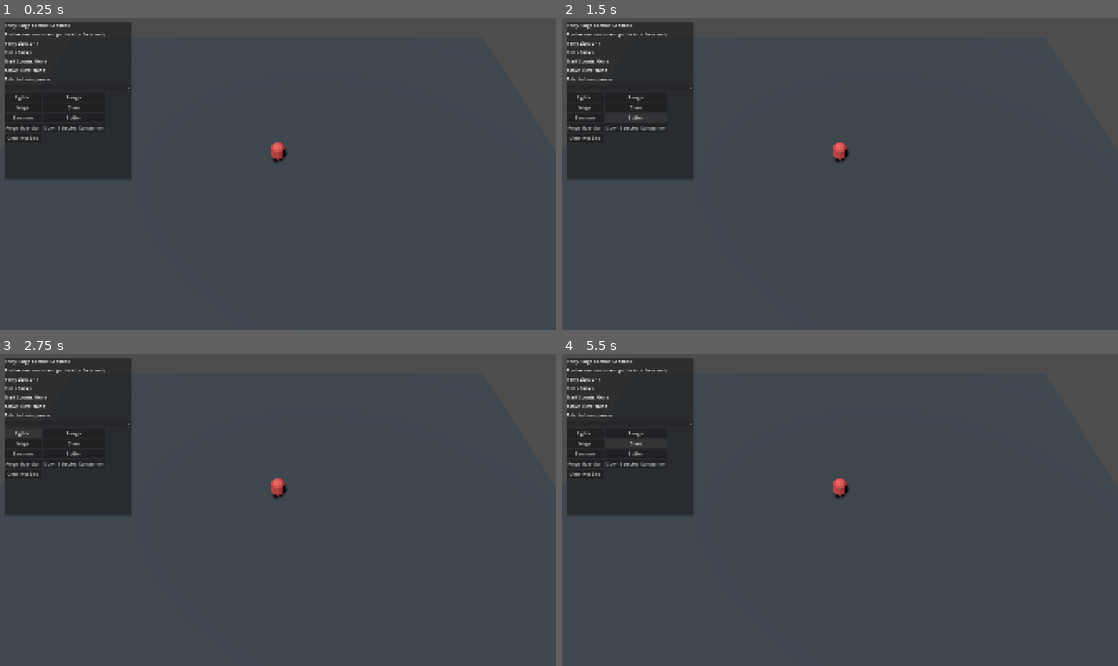
Above: before the commit, frames 1-4 (two rows, left to right).
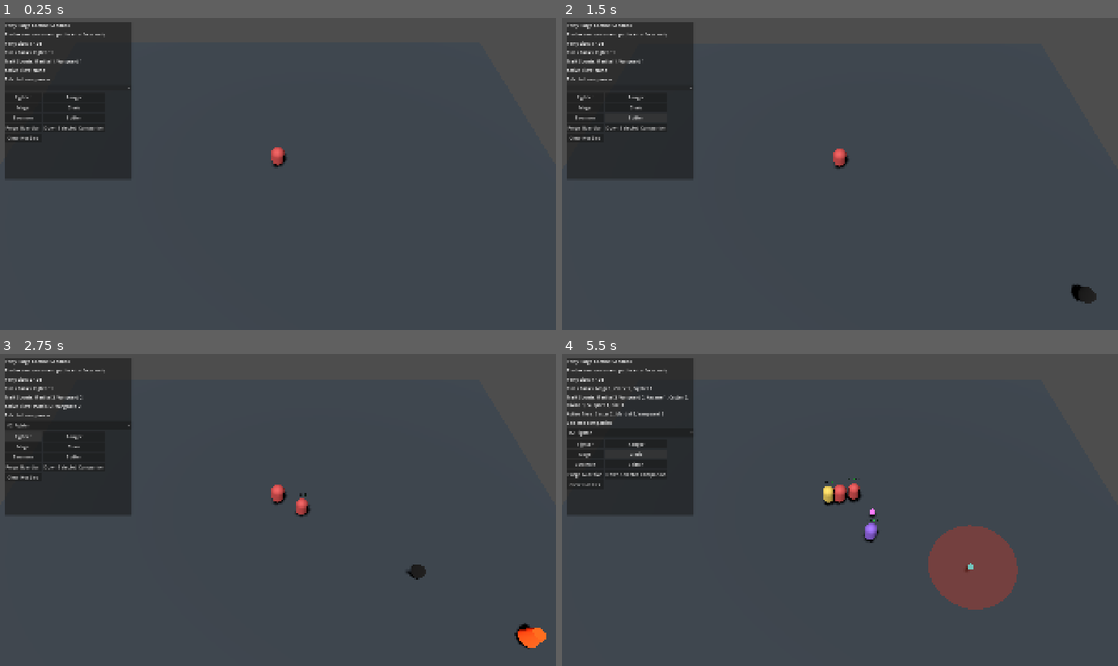
Above: after the commit, the same moments.

Repository: JVITsolutions/Party-Forge
Game: Godot game, scene res://scenes/dev/combat_sandbox.tscn
Same seed, same stepped clock (60 frames per second), same inputs: the game is played once before the commit and once after it. This scene is started directly instead of the project's main scene.
Inputs (mouse positions are in pixels of both pictures, inside the frame that each line leads up to):
- Up to frame 1 (0.25 s): no input
- Up to frame 2 (1.5 s): click "Swarmer" at 0.5 s; click "Spitter" at 1.25 s
- Up to frame 3 (2.75 s): click "Fighter" at 2 s
- Up to frame 4 (5.5 s): click (628, 425) at 2.75 s, where only the run after the commit has a clickable "#2 Fighter"; click "Ranger" at 3.5 s; click "Mage" at 4.25 s; click "Cleric" at 5 s

The runs differ from the first frame. In frame 1, 0.3% of the frame differs, in the area x 5-52%, y 7-48%; in frame 2, 0.5%; in frame 3, 1.5%; in frame 4, 5.0%, in the area x 0-82%, y 7-82%.

Commit message:
feat: add telegraphed Boltcaster enemy

Diff:
--- /dev/null
+++ b/data/attacks/boltcaster_bolt.tres
@@ -0,0 +1,20 @@
+[gd_resource type="Resource" script_class="AttackDefinition" format=3]
+
+[ext_resource type="Script" path="res://scripts/data/attack_damage_component.gd" id="1_damage"]
+[ext_resource type="Script" path="res://scripts/data/attack_definition.gd" id="2_attack"]
+
+[sub_resource type="Resource" id="Resource_damage"]
+script = ExtResource("1_damage")
+damage_type_id = &"physical"
+base_amount = 9.0
+
+[resource]
+script = ExtResource("2_attack")
+id = &"boltcaster_bolt"
+kind = 1
+cooldown = 2.4
+range = 16.0
+projectile_speed = 8.0
+area_radius = 0.0
+damage_components = Array[ExtResource("1_damage")]([SubResource("Resource_damage")])
+action_tags = Array[StringName]([&"projectile", &"ranged"])
--- /dev/null
+++ b/data/enemies/boltcaster.tres
@@ -0,0 +1,16 @@
+[gd_resource type="Resource" script_class="EnemyDefinition" format=3]
+
+[ext_resource type="Script" path="res://scripts/data/enemy_definition.gd" id="1_enemy"]
+[ext_resource type="Script" path="res://scripts/data/attack_definition.gd" id="2_attack_script"]
+[ext_resource type="Resource" path="res://data/attacks/boltcaster_bolt.tres" id="3_attack"]
+[ext_resource type="Resource" path="res://data/projectiles/boltcaster_bolt.tres" id="4_profile"]
+
+[resource]
+script = ExtResource("1_enemy")
+id = &"boltcaster"
+behavior = 3
+max_health = 15.0
+move_speed = 3.1
+attacks = Array[ExtResource("2_attack_script")]([ExtResource("3_attack")])
+projectile_profile = ExtResource("4_profile")
+experience = 3
--- a/data/enemies/spitter.tres
+++ b/data/enemies/spitter.tres
@@ -3,6 +3,7 @@
 [ext_resource type="Script" path="res://scripts/data/enemy_definition.gd" id="1_kwx2x"]
 [ext_resource type="Script" path="res://scripts/data/attack_definition.gd" id="1_p8k33"]
 [ext_resource type="Resource" path="res://data/attacks/spitter_projectile.tres" id="2_projectile"]
+[ext_resource type="Resource" path="res://data/projectiles/spitter_orb.tres" id="3_profile"]
 
 [resource]
 script = ExtResource("1_kwx2x")
@@ -11,4 +12,5 @@
 max_health = 18.0
 move_speed = 2.8
 attacks = Array[ExtResource("1_p8k33")]([ExtResource("2_projectile")])
+projectile_profile = ExtResource("3_profile")
 experience = 4
--- /dev/null
+++ b/data/projectiles/boltcaster_bolt.tres
@@ -0,0 +1,11 @@
+[gd_resource type="Resource" script_class="EnemyProjectileProfile" format=3]
+
+[ext_resource type="Script" path="res://scripts/data/enemy_projectile_profile.gd" id="1_profile"]
+
+[resource]
+script = ExtResource("1_profile")
+movement = 0
+color = Color(1, 0.08, 0.05, 1)
+hit_radius = 0.4
+max_lifetime = 3.0
+tell_duration = 0.35
--- /dev/null
+++ b/data/projectiles/spitter_orb.tres
@@ -0,0 +1,11 @@
+[gd_resource type="Resource" script_class="EnemyProjectileProfile" format=3]
+
+[ext_resource type="Script" path="res://scripts/data/enemy_projectile_profile.gd" id="1_profile"]
+
+[resource]
+script = ExtResource("1_profile")
+movement = 1
+color = Color(0.75, 0.15, 1, 1)
+hit_radius = 0.45
+max_lifetime = 3.0
+tell_duration = 0.2
--- /dev/null
+++ b/scenes/enemies/boltcaster.tscn
@@ -0,0 +1,33 @@
+[gd_scene load_steps=5 format=3]
+
+[ext_resource type="Script" path="res://scripts/enemies/boltcaster.gd" id="1_boltcaster"]
+[ext_resource type="Resource" path="res://data/enemies/boltcaster.tres" id="2_definition"]
+[ext_resource type="Script" path="res://scripts/combat/health_component.gd" id="3_health"]
+
+[sub_resource type="StandardMaterial3D" id="StandardMaterial3D_boltcaster"]
+albedo_color = Color(0.72, 0.035, 0.02, 1)
+emission_enabled = true
+emission = Color(1, 0.08, 0.05, 1)
+emission_energy_multiplier = 0.65
+
+[sub_resource type="BoxMesh" id="BoxMesh_boltcaster"]
+material = SubResource("StandardMaterial3D_boltcaster")
+size = Vector3(0.75, 1.15, 0.55)
+
+[sub_resource type="BoxShape3D" id="BoxShape3D_boltcaster"]
+size = Vector3(0.75, 1.15, 0.55)
+
+[node name="Boltcaster" type="CharacterBody3D" groups=["hostile_actors"]]
+collision_layer = 4
+collision_mask = 1
+script = ExtResource("1_boltcaster")
+definition = ExtResource("2_definition")
+
+[node name="HealthComponent" type="Node" parent="."]
+script = ExtResource("3_health")
+
+[node name="MeshInstance3D" type="MeshInstance3D" parent="."]
+mesh = SubResource("BoxMesh_boltcaster")
+
+[node name="CollisionShape3D" type="CollisionShape3D" parent="."]
+shape = SubResource("BoxShape3D_boltcaster")
--- a/scripts/data/game_catalog.gd
+++ b/scripts/data/game_catalog.gd
@@ -23,7 +23,7 @@
 ]
 const ENEMY_PATHS: PackedStringArray = [
 	"res://data/enemies/swarmer.tres", "res://data/enemies/spitter.tres",
-	"res://data/enemies/forge_guardian.tres",
+	"res://data/enemies/forge_guardian.tres", "res://data/enemies/boltcaster.tres",
 ]
 const REQUIRED_UPGRADE_PATHS: PackedStringArray = [
 	"res://data/upgrades/cards/hold_the_line.tres",
--- /dev/null
+++ b/scripts/enemies/boltcaster.gd
@@ -0,0 +1,96 @@
+class_name Boltcaster
+extends "res://scripts/enemies/enemy_actor.gd"
+
+enum State { MOVING, TELLING }
+
+const ENEMY_PROJECTILE_SCENE := preload("res://scenes/enemies/enemy_projectile.tscn")
+const PREFERRED_DISTANCE := 9.0
+const RETREAT_DISTANCE := 5.5
+const FIRE_INTERVAL := 2.4
+
+var state := State.MOVING
+var leader: Node3D
+var projectile_parent: Node
+var fire_cooldown := FIRE_INTERVAL
+var tell_remaining := 0.0
+var sampled_aim_position := Vector3.ZERO
+
+func configure_target(target_leader: Node3D, effects_parent: Node = null) -> void:
+	leader = target_leader
+	projectile_parent = effects_parent
+
+func _physics_process(delta: float) -> void:
+	advance_behavior(delta)
+
+func advance_behavior(delta: float) -> void:
+	if is_dead or definition == null:
+		velocity = Vector3.ZERO
+		return
+	if not _leader_is_living():
+		leader = nearest_living_party_actor()
+	if leader == null:
+		velocity = Vector3.ZERO
+		return
+	if state == State.TELLING:
+		velocity = Vector3.ZERO
+		tell_remaining = maxf(0.0, tell_remaining - maxf(delta, 0.0))
+		if tell_remaining <= 0.0:
+			_fire_projectile()
+			state = State.MOVING
+			var attack := definition.attack_by_id(&"boltcaster_bolt")
+			fire_cooldown = attack.cooldown if attack != null else FIRE_INTERVAL
+		return
+	var origin := global_position if is_inside_tree() else position
+	var target_position := leader.global_position if leader.is_inside_tree() else leader.position
+	var away := origin - target_position
+	away.y = 0.0
+	var distance := away.length()
+	if distance < RETREAT_DISTANCE:
+		velocity = away.normalized() * definition.move_speed if not away.is_zero_approx() else Vector3.RIGHT * definition.move_speed
+	elif distance > PREFERRED_DISTANCE:
+		velocity = -away.normalized() * definition.move_speed
+	else:
+		velocity = Vector3.ZERO
+	_move_for_delta(delta)
+	fire_cooldown -= maxf(delta, 0.0)
+	if fire_cooldown <= 0.0 and distance <= attack_geometry(&"boltcaster_bolt").range:
+		state = State.TELLING
+		velocity = Vector3.ZERO
+		sampled_aim_position = target_position
+		tell_remaining = definition.projectile_profile.tell_duration
+
+func _fire_projectile() -> void:
+	if leader == null or not is_instance_valid(leader):
+		return
+	var parent := projectile_parent if projectile_parent != null and is_instance_valid(projectile_parent) else get_parent()
+	if parent == null:
+		return
+	var attack := definition.attack_by_id(&"boltcaster_bolt")
+	var packet := prepare_attack(&"boltcaster_bolt")
+	if attack == null or definition.projectile_profile == null or packet == null or not packet.valid:
+		return
+	var projectile := ENEMY_PROJECTILE_SCENE.instantiate() as Node3D
+	parent.add_child(projectile)
+	projectile.name = "EnemyProjectile"
+	if is_inside_tree() and projectile.is_inside_tree():
+		projectile.global_position = global_position
+	else:
+		projectile.position = position
+	projectile.call(
+		"configure",
+		leader,
+		packet,
+		combat_rng,
+		damage_types,
+		attack,
+		definition.projectile_profile,
+		sampled_aim_position
+	)
+
+func _leader_is_living() -> bool:
+	if leader == null or not is_instance_valid(leader):
+		return false
+	if not leader.has_method("get_combat_target"):
+		return true
+	var target: CombatTarget = leader.call("get_combat_target") as CombatTarget
+	return target != null and target.is_available and target.team_id != HOSTILE_TEAM_ID
--- a/scripts/enemies/spitter.gd
+++ b/scripts/enemies/spitter.gd
@@ -39,7 +39,7 @@
         velocity = Vector3.ZERO
     _move_for_delta(delta)
     fire_cooldown -= maxf(delta, 0.0)
-    if fire_cooldown <= 0.0:
+    if fire_cooldown <= 0.0 and distance <= attack_geometry(&"spitter_projectile").range:
         _fire_projectile()
         var attack := definition.attack_by_id(&"spitter_projectile")
         fire_cooldown += attack.cooldown if attack != null else FIRE_INTERVAL
@@ -51,7 +51,8 @@
     if parent == null:
         return
     var packet := prepare_attack(&"spitter_projectile")
-    if packet == null or not packet.valid:
+    var attack := definition.attack_by_id(&"spitter_projectile")
+    if attack == null or definition.projectile_profile == null or packet == null or not packet.valid:
         return
     var projectile := ENEMY_PROJECTILE_SCENE.instantiate() as Node3D
     parent.add_child(projectile)
@@ -60,7 +61,8 @@
         projectile.global_position = global_position
     else:
         projectile.position = position
-    projectile.call("configure", leader, packet, combat_rng, damage_types)
+    var target_position := leader.global_position if leader.is_inside_tree() else leader.position
+    projectile.call("configure", leader, packet, combat_rng, damage_types, attack, definition.projectile_profile, target_position)
 
 func _leader_is_living() -> bool:
     if leader == null or not is_instance_valid(leader):
--- a/tests/unit/test_expanded_catalog.gd
+++ b/tests/unit/test_expanded_catalog.gd
@@ -11,6 +11,7 @@
 	TestAssertions.equal(catalog.classes.size(), 9, "nine playable classes", failures)
 	TestAssertions.equal(catalog.traits.size(), 13, "thirteen overlapping traits", failures)
 	TestAssertions.equal(catalog.validate(), PackedStringArray(), "expanded catalog validates", failures)
+	_assert_ranged_enemy_profiles(catalog, failures)
 	var actual_ids: Array[StringName] = []
 	for definition: ClassDefinition in catalog.classes:
 		actual_ids.append(definition.id)
@@ -42,6 +43,27 @@
 	_test_missing_trait_reference(catalog, failures)
 	return failures
 
+func _assert_ranged_enemy_profiles(catalog: GameCatalog, failures: Array[String]) -> void:
+	var boltcaster := catalog.enemies.filter(func(definition: EnemyDefinition) -> bool: return definition != null and definition.id == &"boltcaster")
+	TestAssertions.equal(boltcaster.size(), 1, "default catalog loads Boltcaster", failures)
+	if boltcaster.size() == 1:
+		var definition := boltcaster[0] as EnemyDefinition
+		TestAssertions.equal(definition.behavior, EnemyDefinition.Behavior.BOLTCASTER, "Boltcaster uses appended behavior", failures)
+		TestAssertions.truthy(definition.attack_by_id(&"boltcaster_bolt") != null, "Boltcaster attack resolves", failures)
+		TestAssertions.truthy(definition.projectile_profile != null, "Boltcaster profile resolves", failures)
+		if definition.projectile_profile != null:
+			TestAssertions.equal(definition.projectile_profile.movement, EnemyProjectileProfile.Movement.LINEAR, "Boltcaster projectile is linear", failures)
+			TestAssertions.equal(definition.projectile_profile.color, Color(1.0, 0.08, 0.05, 1.0), "Boltcaster projectile is red", failures)
+			TestAssertions.near(definition.projectile_profile.tell_duration, 0.35, 0.001, "Boltcaster tell lasts 0.35 seconds", failures)
+	var spitter := catalog.enemies.filter(func(definition: EnemyDefinition) -> bool: return definition != null and definition.id == &"spitter")
+	TestAssertions.equal(spitter.size(), 1, "default catalog loads Spitter", failures)
+	if spitter.size() == 1:
+		var definition := spitter[0] as EnemyDefinition
+		TestAssertions.truthy(definition.projectile_profile != null, "Spitter profile resolves", failures)
+		if definition.projectile_profile != null:
+			TestAssertions.equal(definition.projectile_profile.movement, EnemyProjectileProfile.Movement.HOMING, "Spitter projectile is homing", failures)
+			TestAssertions.equal(definition.projectile_profile.color, Color(0.75, 0.15, 1.0, 1.0), "Spitter projectile is purple", failures)
+
 func _test_missing_trait_reference(catalog: GameCatalog, failures: Array[String]) -> void:
 	var broken := ClassDefinition.new()
 	broken.id = &"broken_trait_class"
--- a/tests/unit/test_game_catalog.gd
+++ b/tests/unit/test_game_catalog.gd
@@ -13,7 +13,7 @@
     var catalog: GameCatalog = GameCatalog.load_defaults()
     TestAssertions.equal(catalog.classes.size(), 9, "nine classes", failures)
     TestAssertions.equal(catalog.traits.size(), 13, "thirteen traits", failures)
-    TestAssertions.equal(catalog.enemies.size(), 3, "two enemies plus boss", failures)
+    TestAssertions.equal(catalog.enemies.size(), 4, "three enemies plus boss", failures)
     TestAssertions.equal(catalog.validate().size(), 0, "catalog validates", failures)
     TestAssertions.equal(catalog.class_by_id(&"fighter").traits, [&"martial", &"vanguard"], "fighter traits", failures)
     TestAssertions.equal(catalog.class_by_id(&"cleric").support_action.id, &"cleric_heal", "cleric heal", failures)
@@ -107,6 +107,7 @@
         {"path": "res://data/attacks/frost_shard.tres", "values": {"id": &"frost_shard", "kind": AttackDefinition.Kind. …(226 unchanged characters)…
         {"path": "res://data/attacks/warlock_bolt.tres", "values": {"id": &"warlock_bolt", "kind": AttackDefinition.Kin …(226 unchanged characters)…
         {"path": "res://data/attacks/marksman_heavy_shot.tres", "values": {"id": &"marksman_heavy_shot", "kind": Attack …(254 unchanged characters)…
+        {"path": "res://data/attacks/boltcaster_bolt.tres", "values": {"id": &"boltcaster_bolt", "kind": AttackDefinition.Kind.PROJECTILE, "cooldown": 2.4, "range": 16.0, "projectile_speed": 8.0, "area_radius": 0.0, "action_tags": [&"projectile", &"ranged"]}, "damage_type": &"physical", "damage_amount": 9.0},
     ]
     var class_rows: Array[Dictionary] = [
         {"path": "res://data/classes/fighter.tres", "values": {"id": &"fighter", "display_name": "Fighter", "role": Cla …(251 unchanged characters)…
@@ -131,6 +132,7 @@
     var enemy_rows: Array[Dictionary] = [
         {"path": "res://data/enemies/swarmer.tres", "values": {"id": &"swarmer", "behavior": EnemyDefinition.Behavior.SWARMER, "max_health": 12.0, "move_speed": 4.8, "stat_overrides": {}, "experience": 2}, "attacks": [&"swarmer_contact"]},
         {"path": "res://data/enemies/spitter.tres", "values": {"id": &"spitter", "behavior": EnemyDefinition.Behavior.SPITTER, "max_health": 18.0, "move_speed": 2.8, "stat_overrides": {}, "experience": 4}, "attacks": [&"spitter_projectile"]},
+        {"path": "res://data/enemies/boltcaster.tres", "values": {"id": &"boltcaster", "behavior": EnemyDefinition.Behavior.BOLTCASTER, "max_health": 15.0, "move_speed": 3.1, "stat_overrides": {}, "experience": 3}, "attacks": [&"boltcaster_bolt"]},
         {"path": "res://data/enemies/forge_guardian.tres", "values": {"id": &"forge_guardian", "behavior": EnemyDefinition.Behavior.FORGE_GUARDIAN, "max_health": 3000.0, "move_speed": 3.3, "stat_overrides": {}, "experience": 100}, "attacks": [&"guardian_charge", &"guardian_shockwave"]},
     ]
     _assert_resource_table("attack", attack_rows, failures)
--- a/tests/unit/test_spawn_schedule.gd
+++ b/tests/unit/test_spawn_schedule.gd
@@ -4,12 +4,14 @@
     "res://scripts/enemies/enemy_actor.gd",
     "res://scripts/enemies/swarmer.gd",
     "res://scripts/enemies/spitter.gd",
+    "res://scripts/enemies/boltcaster.gd",
     "res://scripts/enemies/enemy_projectile.gd",
     "res://scripts/progression/experience_orb.gd",
     "res://scripts/game/spawn_schedule.gd",
     "res://scripts/game/spawn_director.gd",
     "res://scenes/enemies/swarmer.tscn",
     "res://scenes/enemies/spitter.tscn",
+    "res://scenes/enemies/boltcaster.tscn",
     "res://scenes/enemies/enemy_projectile.tscn",
     "res://scenes/progression/experience_orb.tscn",
 ]
@@ -28,6 +30,8 @@
     _test_enemy_reward_exactly_once(failures)
     _test_swarmer_targeting_and_contact_cooldown(failures)
     _test_spitter_spacing_and_projectile_cadence(failures)
+    _test_ranged_enemies_only_fire_in_resolved_range(failures)
+    _test_boltcaster_telegraph_preserves_sampled_aim(failures)
     _test_linear_projectile_preserves_sampled_aim(failures)
     _test_homing_projectile_tracks_live_target(failures)
     _test_experience_orb_collection(failures)
@@ -105,6 +109,52 @@
     var before := _count_named(root, &"EnemyProjectile")
     spitter.call("advance_behavior", 2.2)
     TestAssertions.equal(_count_named(root, &"EnemyProjectile"), before + 1, "spitter fires at 2.2 second cadence", failures)
+    root.free()
+
+func _test_ranged_enemies_only_fire_in_resolved_range(failures: Array[String]) -> void:
+    var root := _new_root("RangedEnemyRangeTest")
+    var leader := _party_actor(root, Vector3.ZERO)
+    var spitter: Node3D = (load("res://scenes/enemies/spitter.tscn") as PackedScene).instantiate() as Node3D
+    root.add_child(spitter)
+    spitter.call("configure_combat", 1, CombatRng.new(105), GameCatalog.load_defaults().damage_types)
+    spitter.call("configure_target", leader, root)
+    spitter.position = Vector3(19.0, 0.0, 0.0)
+    spitter.set("fire_cooldown", 0.0)
+    spitter.call("advance_behavior", 0.1)
+    TestAssertions.equal(_count_named(root, &"EnemyProjectile"), 0, "Spitter does not fire outside resolved attack range", failures)
+    TestAssertions.truthy((spitter.get("velocity") as Vector3).x < 0.0, "Spitter advances while outside attack range", failures)
+
+    var boltcaster: Node3D = (load("res://scenes/enemies/boltcaster.tscn") as PackedScene).instantiate() as Node3D
+    root.add_child(boltcaster)
+    boltcaster.call("configure_combat", 2, CombatRng.new(106), GameCatalog.load_defaults().damage_types)
+    boltcaster.call("configure_target", leader, root)
+    boltcaster.position = Vector3(17.0, 0.0, 0.0)
+    boltcaster.set("fire_cooldown", 0.0)
+    boltcaster.call("advance_behavior", 0.1)
+    TestAssertions.near(float(boltcaster.get("tell_remaining")), 0.0, 0.001, "Boltcaster does not tell outside resolved attack range", failures)
+    TestAssertions.truthy((boltcaster.get("velocity") as Vector3).x < 0.0, "Boltcaster advances while outside attack range", failures)
+    root.free()
+
+func _test_boltcaster_telegraph_preserves_sampled_aim(failures: Array[String]) -> void:
+    var root := _new_root("BoltcasterBehaviorTest")
+    var leader := _party_actor(root, Vector3.ZERO)
+    var boltcaster: Node3D = (load("res://scenes/enemies/boltcaster.tscn") as PackedScene).instantiate() as Node3D
+    root.add_child(boltcaster)
+    boltcaster.call("configure_combat", 1, CombatRng.new(107), GameCatalog.load_defaults().damage_types)
+    boltcaster.call("configure_target", leader, root)
+    boltcaster.position = Vector3(9.0, 0.0, 0.0)
+    boltcaster.set("fire_cooldown", 0.0)
+    boltcaster.call("advance_behavior", 0.0)
+    TestAssertions.near(float(boltcaster.get("tell_remaining")), 0.35, 0.001, "Boltcaster begins its configured tell in range", failures)
+    TestAssertions.equal(boltcaster.get("sampled_aim_position"), Vector3.ZERO, "Boltcaster samples aim when tell begins", failures)
+    leader.position = Vector3(0.0, 0.0, 9.0)
+    boltcaster.call("advance_behavior", 0.35)
+    var projectile := root.get_node_or_null("EnemyProjectile") as Node3D
+    TestAssertions.truthy(projectile != null, "Boltcaster fires when tell ends", failures)
+    if projectile != null:
+        var direction := projectile.get("direction") as Vector3
+        TestAssertions.near(direction.x, -1.0, 0.001, "Boltcaster projectile aims at sampled position", failures)
+        TestAssertions.near(direction.z, 0.0, 0.001, "Boltcaster projectile ignores leader movement during tell", failures)
     root.free()
 
 func _test_linear_projectile_preserves_sampled_aim(failures: Array[String]) -> void:
--- a/tests/unit/test_typed_combat_integration.gd
+++ b/tests/unit/test_typed_combat_integration.gd
@@ -8,6 +8,7 @@
 
 const ENEMY_SCENES := {
 	&"swarmer": "res://scenes/enemies/swarmer.tscn",
+	&"boltcaster": "res://scenes/enemies/boltcaster.tscn",
 	&"spitter": "res://scenes/enemies/spitter.tscn",
 	&"forge_guardian": "res://scenes/enemies/forge_guardian.tscn",
 }
@@ -41,7 +42,7 @@
 
 func _test_baseline_catalogs(catalog: GameCatalog, failures: Array[String]) -> void:
 	TestAssertions.equal(catalog.classes.size(), 9, "typed combat audit loads nine classes", failures)
-	TestAssertions.equal(catalog.enemies.size(), 3, "typed combat audit loads three enemy definitions", failures)
+	TestAssertions.equal(catalog.enemies.size(), 4, "typed combat audit loads four enemy definitions", failures)
 	TestAssertions.equal(PartyManager.STAT_CATALOG.validate(), PackedStringArray(), "baseline stat catalog validates", failures)
 	TestAssertions.equal(catalog.damage_types.validate(PartyManager.STAT_CATALOG), PackedStringArray(), "baseline damage type catalog validates", failures)
 	TestAssertions.equal(catalog.validate(), PackedStringArray(), "complete baseline game catalog validates", failures)
